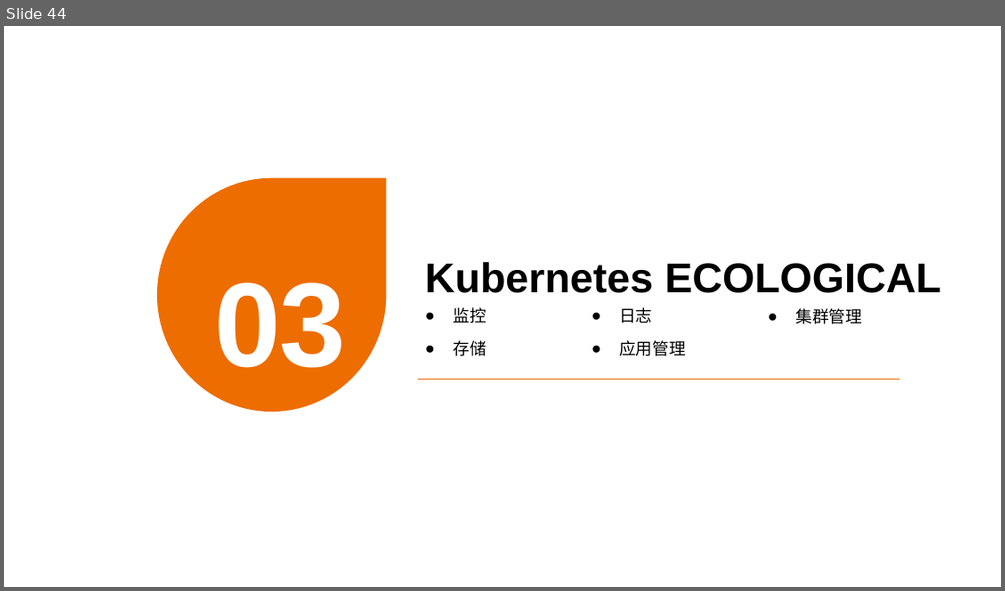
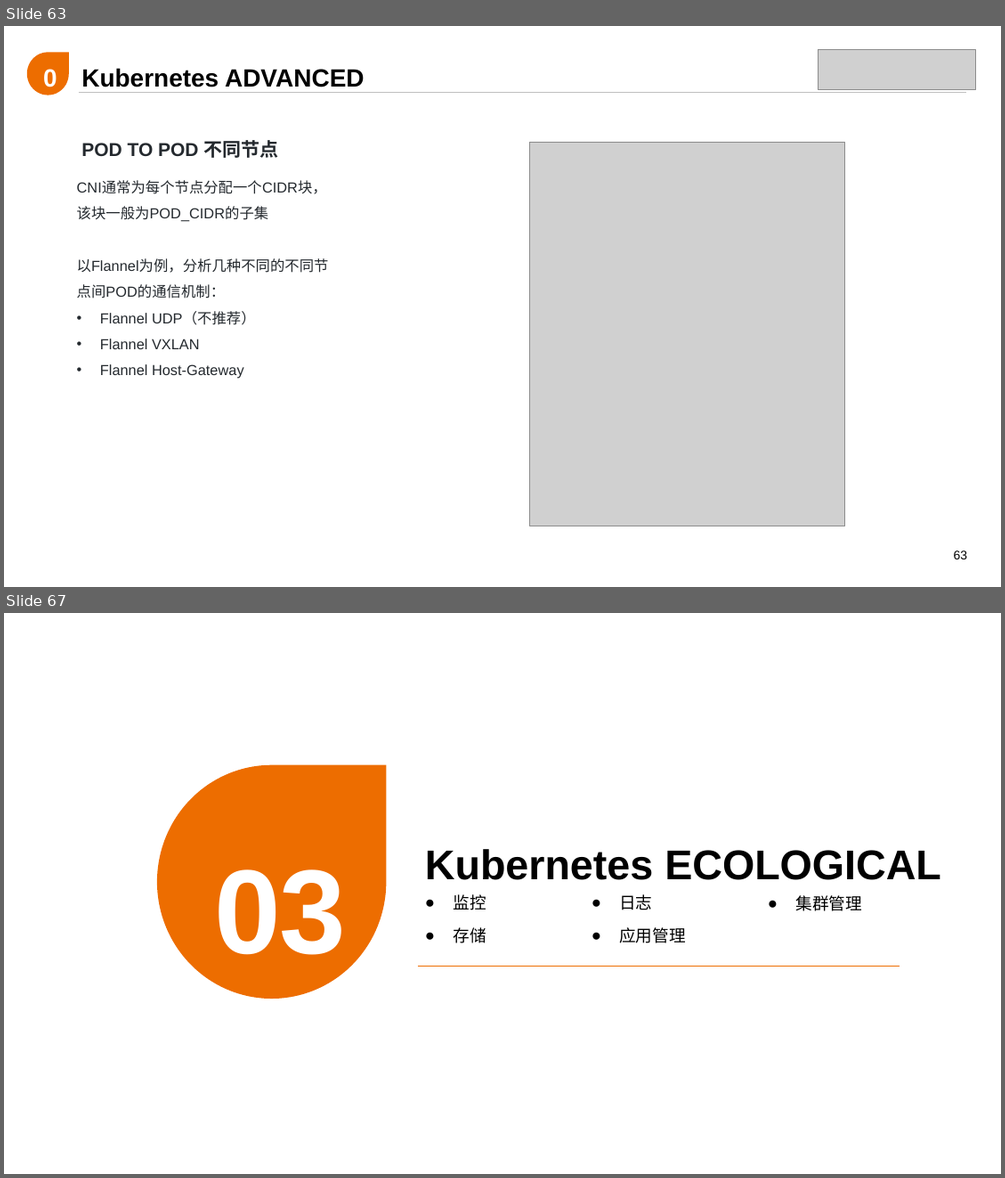
Before and after one commit to liamliu1986/kubecamp, a slide deck: 培训体系/002-Kubernetes,Containers Reborn/Kubernetes,Containers Reborn.pptx. Shown one above the other, each under a label of ours: slide 44 before the commit, slides 63 and 67 after it; the slides between them are not shown. The pictures are 1005x591 and 1005x1178 pixels, drawn with LibreOffice and Linux fonts; fonts in the diff are those of the drawing; grey boxes stand for pictures. Boxes give left, top, right and bottom in pixels: in the first picture for what was removed or moved away, otherwise in the second. Text is boxed around its words. In the diff, an @@ line names an element or a change of style, - is before the commit and + after.

```diff
--- a/培训体系/002-Kubernetes,Containers Reborn/Kubernetes,Containers Reborn.pptx
+++ b/培训体系/002-Kubernetes,Containers Reborn/Kubernetes,Containers Reborn.pptx
@@ slide 63 added at <box>4,26,1001,587</box>, background #FFFFFF @@
@@ teardrop added at <box>27,52,69,95</box>, fill #ED6D00 @@
@@ text added at <box>30,50,70,93</box>, 24 pt, text #FFFFFF, bold @@
+02
@@ picture added at <box>818,50,976,90</box> @@
@@ text added at <box>81,68,364,87</box>, 24 pt, text #000000, bold @@
+Kubernetes ADVANCED
@@ line added from (79, 93) to (966, 93), #BFBFBF 0.5 pt @@
@@ text added at <box>81,140,279,158</box>, 18 pt, text #24292E, bold @@
+POD TO POD 不同节点
@@ picture added at <box>530,142,845,525</box> @@
@@ text added at <box>77,180,329,378</box>, 14 pt, text #24292E @@
+CNI通常为每个节点分配一个CIDR块，该块一般为POD_CIDR的子集
+以Flannel为例，分析几种不同的不同节点间POD的通信机制：
+• Flannel UDP（不推荐）
+• Flannel VXLAN
+• Flannel Host-Gateway
@@ page number added at <box>954,550,968,559</box>, 12 pt, text #000000 @@
+63
@@ what was slide 44 is now slide 67 @@
```
Also in this commit, not shown: 5 slides changed, 22 other slides added.
